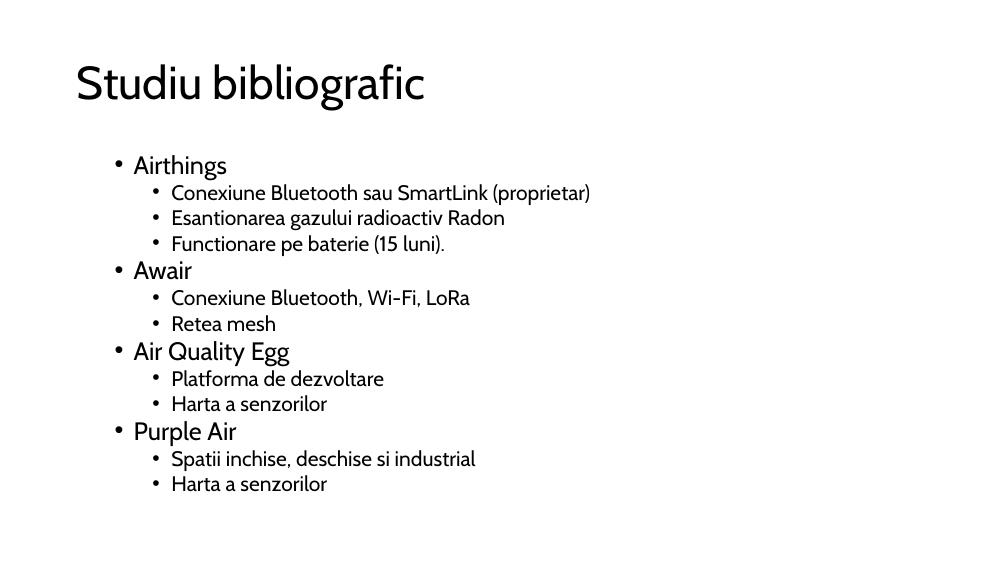
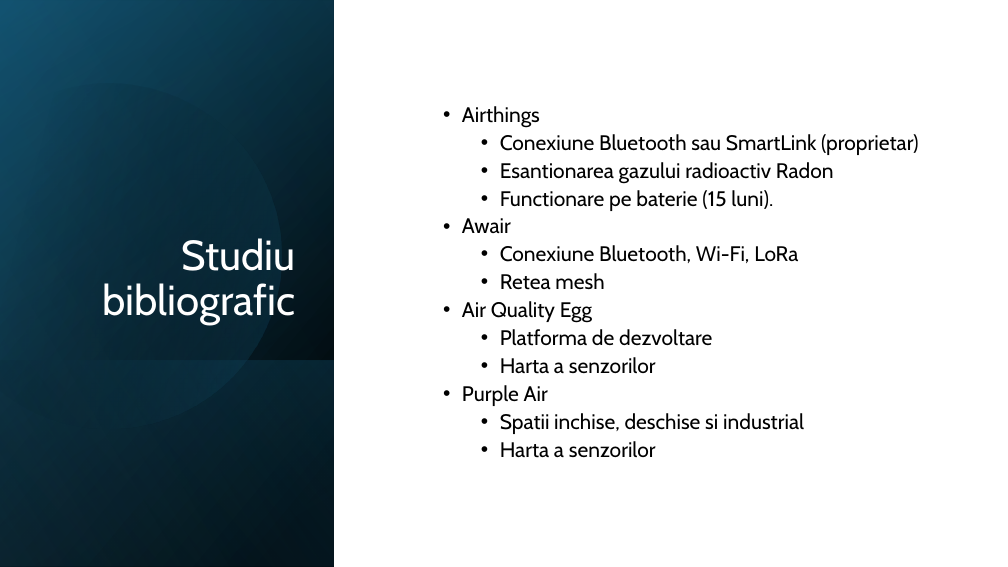
Before and after one commit to Coposescu/IoTDocumentation, a slide deck: slide 5 of Coposescu_Mihai_Octavian_prezentare.pptx. Drawn at 1008x567 pixels with LibreOffice and Linux fonts; fonts in the diff are those of the drawing. Boxes give left, top, right and bottom in pixels: in the first picture for what was removed or moved away, otherwise in the second. Text is boxed around its words. In the diff, an @@ line names an element or a change of style, - is before the commit and + after.

```diff
--- a/Coposescu_Mihai_Octavian_prezentare.pptx
+++ b/Coposescu_Mihai_Octavian_prezentare.pptx
@@ rectangle added at bbox=[0, 0, 1008, 567], fill #FFFFFF @@
@@ rectangle added at bbox=[0, 0, 334, 567], fill gradient #000000 to #104862 @@
@@ rectangle added at bbox=[0, 1, 334, 567], fill gradient #000000 to #156082 @@
@@ rectangle added at bbox=[0, 0, 334, 566], fill gradient #000000 to #46B1E1 @@
@@ freeform shape added at bbox=[0, 42, 323, 464], fill gradient #000000 to #156082 @@
@@ title "Studiu bibliografic": place and size @@
-title "Studiu bibliografic" at bbox=[77, 64, 426, 110]
+title "Studiu bibliografic" at bbox=[103, 238, 296, 325]
@@ title "Studiu bibliografic" at bbox=[103, 238, 296, 325]: size 44 to 40 pt, text colour #000000 to #FFFFFF; alignment left to right; vertical alignment middle to bottom @@
@@ text "Airthings": place and size @@
-text "Airthings" at bbox=[134, 155, 590, 492]
+text "Airthings" at bbox=[462, 106, 918, 458]
@@ text "Airthings" at bbox=[462, 106, 918, 458]: size 24 to 20 pt in "Airthings", "Awair", "Air Quality Egg", "Purple Air"; line spacing 0.8 to 0.9; vertical alignment top to middle @@
@@ rectangle added at bbox=[0, 360, 334, 567], fill gradient #156082 to #000000 @@
```
Also in this commit, not shown: 14 other slides changed, 7 slides added, 2 slides removed.
